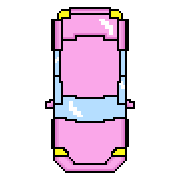
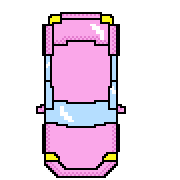
Revision of a layered (180, 180) image; what changed, layer by layer:
painted on "Layer 3" over (38, 7, 135, 178)
added layer "Layer 2" above "Layer 0" over (36, 12, 126, 178)
